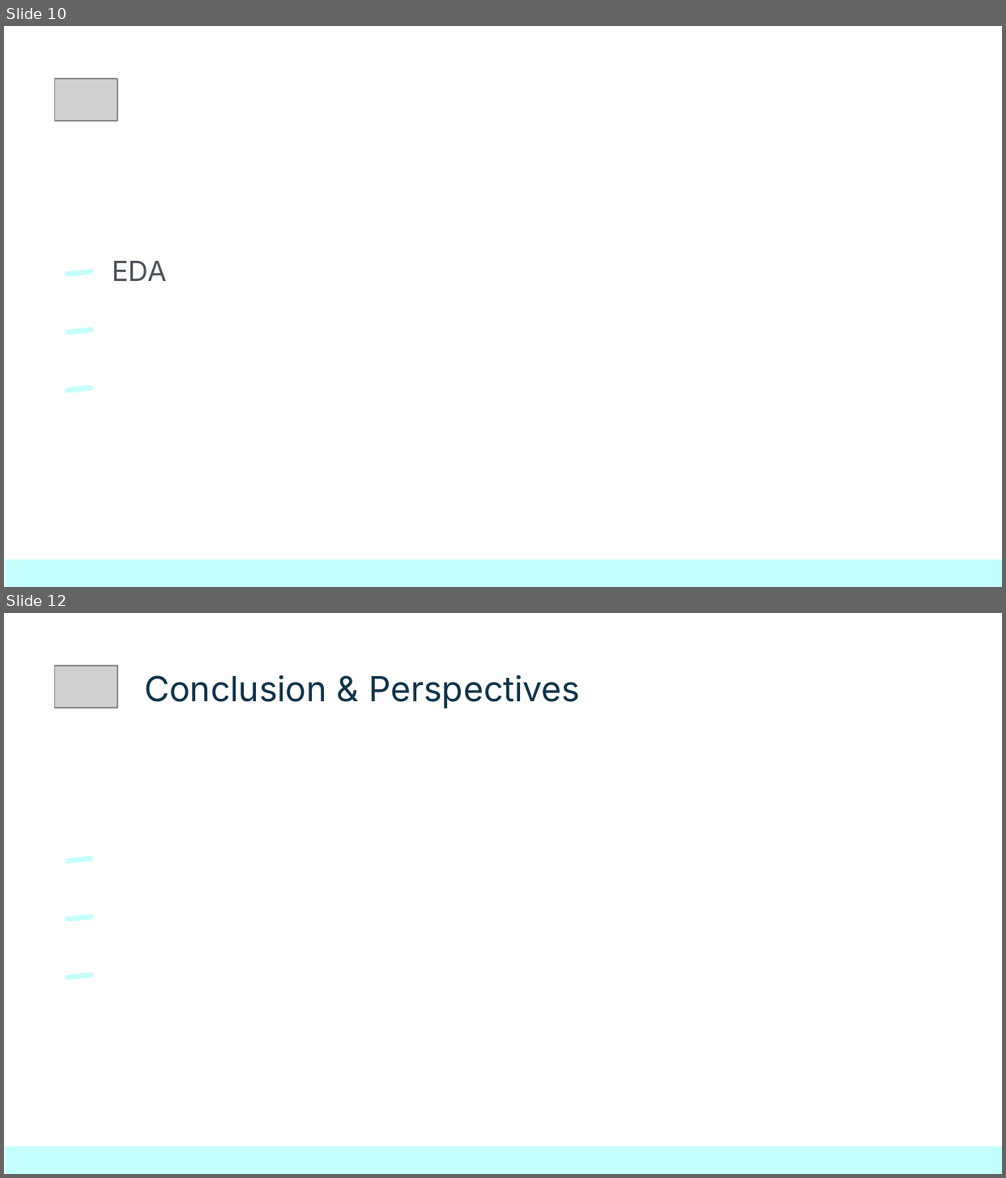
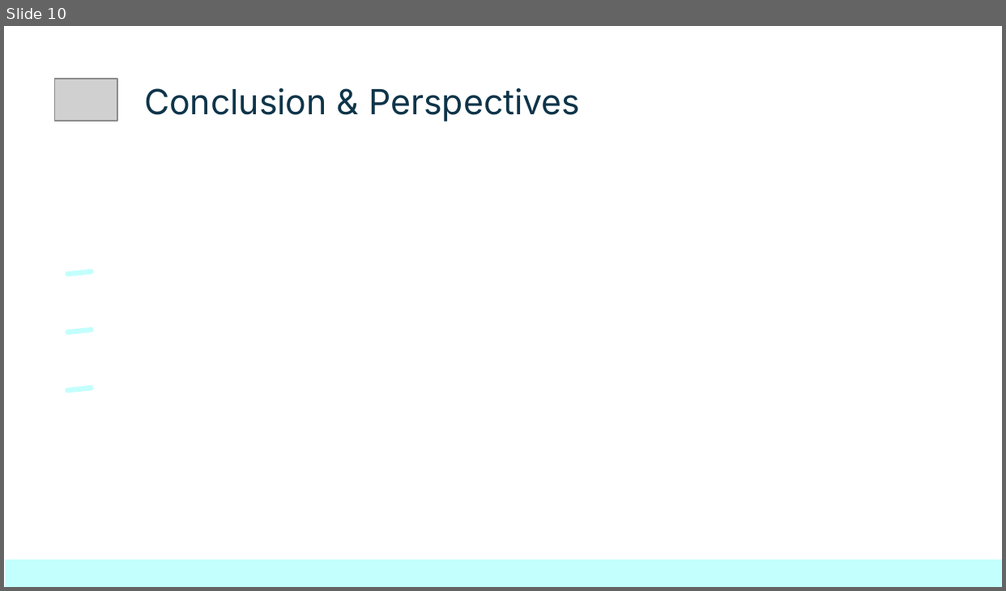
Before and after one commit to flaudeb/SOLAR_ENERGY_PROJECT, a slide deck: modeling/Final_Project_Slides.pptx. Shown one above the other, each under a label of ours: slides 10 and 12 before the commit, slide 10 after it; the slides between them are not shown. The pictures are 1006x1178 and 1006x591 pixels, drawn with LibreOffice and Linux fonts; fonts in the diff are those of the drawing; grey boxes stand for pictures. Boxes give left, top, right and bottom in pixels: in the first picture for what was removed or moved away, otherwise in the second. Text is boxed around its words. In the diff, an @@ line names an element or a change of style, - is before the commit and + after.

```diff
--- a/modeling/Final_Project_Slides.pptx
+++ b/modeling/Final_Project_Slides.pptx
@@ slide 10 removed at box(4, 26, 1002, 587), background #FFFFFF @@
@@ picture removed at box(55, 79, 117, 121) @@
@@ title removed at box(112, 261, 167, 281) @@
-EDA
@@ rounded rectangle removed at box(65, 269, 94, 277) @@
@@ rounded rectangle removed at box(65, 327, 94, 335) @@
@@ rounded rectangle removed at box(65, 386, 94, 394) @@
@@ rectangle removed at box(5, 560, 1002, 587) @@
@@ what was slide 12 is now slide 10 @@
```
Also in this commit, not shown: 3 slides changed, 2 slides added, 3 other slides removed, 7 other files.
